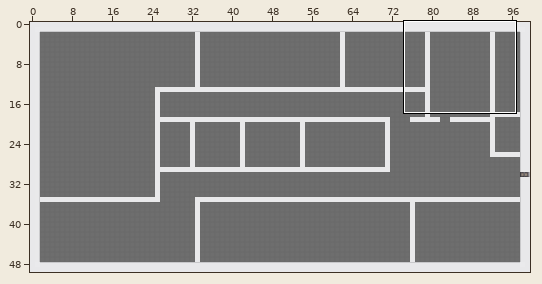
A Tiled map (JSON) gets an edit: map/balticOffice.json. The picture above shows the old version from afar; the outline marks the close-up.
Close-up. Before the edit:
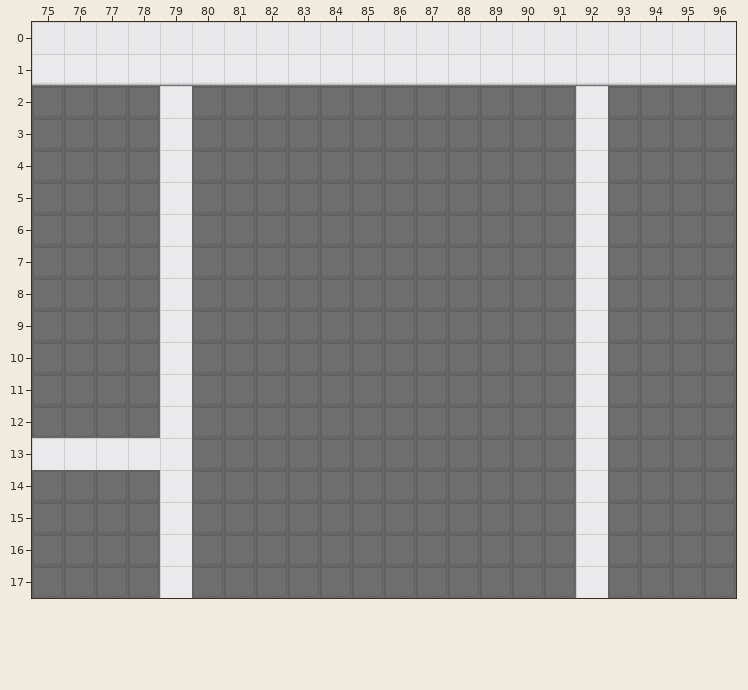
Cells are 32x32 px. Shown: x 75..96, y 0..17. The commit also changed other parts of the map, which this record leaves out.
And afterwards:
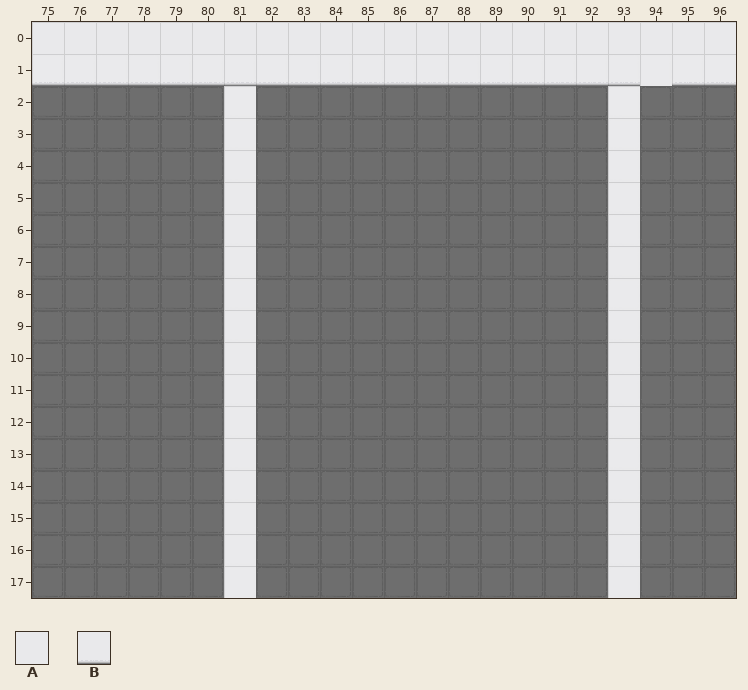
Key: from "cija_32x32_expansion for Pipoy": A 721, B 722 turned 90.
_ is an empty cell, . an unchanged one.
Diff:
--- layer "bottomWall"
@@ x 75..94 @@
- 1 ...................B
- 2 ....A._..........A_.
- 3 ....A._..........A_.
- 4 ....A._..........A_.
- 5 ....A._..........A_.
- 6 ....A._..........A_.
- 7 ....A._..........A_.
- 8 ....A._..........A_.
- 9 ....A._..........A_.
-10 ....A._..........A_.
-11 ....A._..........A_.
-12 ....A._..........A_.
-13 AAAAA._..........A_.
-14 ....A._..........A_.
-15 ....A._..........A_.
-16 ....A._..........A_.
-17 ....A._..........A_.
+ 1 ...................A
+ 2 ...._.A.........._A.
+ 3 ...._.A.........._A.
+ 4 ...._.A.........._A.
+ 5 ...._.A.........._A.
+ 6 ...._.A.........._A.
+ 7 ...._.A.........._A.
+ 8 ...._.A.........._A.
+ 9 ...._.A.........._A.
+10 ...._.A.........._A.
+11 ...._.A.........._A.
+12 ...._.A.........._A.
+13 _____.A.........._A.
+14 ...._.A.........._A.
+15 ...._.A.........._A.
+16 ...._.A.........._A.
+17 ...._.A.........._A.
